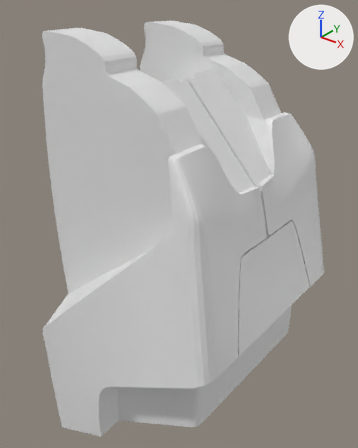
Two versions of the Blender file BattleDroid/battledroid.blend, one commit apart.
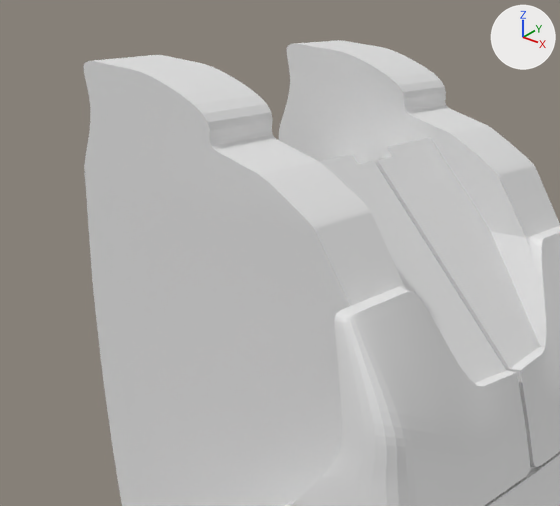
There are two pictures of each version: one whole from a 50 mm camera at (6.8, 0.99, 5.95) aimed at (4.09, 4.37, 3.85), one close up on the part from 0% to 79% of the width and 0% to 57% of the height. Arrows for +X, +Y and +Z are at upper right; the lights stay in place.

The first close-up shows 'Torso'.
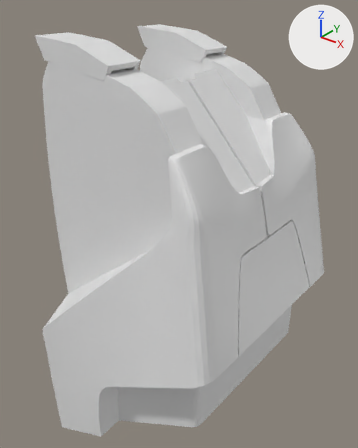
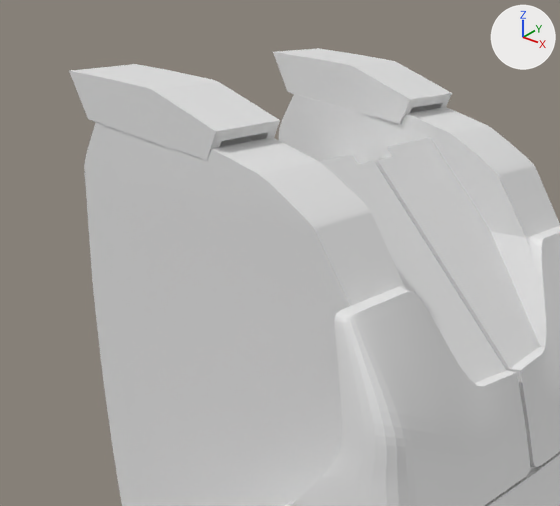
Commit message: about to split torso into smaller bits

Pixel boxes (x1, y1, x2, y2) of what changed, in the close-ups (560 x 506 px; the box of a moved part takes in the faces that stretch with it):
'Torso', reshaped
    before: (83, 40, 560, 506)
    after: (84, 94, 560, 506)
'backpack_clips', added
    after: (69, 48, 452, 161)
part 1 of me_cube, moved or reshaped
    before: (83, 40, 454, 195)
    after: (86, 94, 454, 195)

The change, as a list of edits to the scene's bpy script:
```text
Change me_cube:
    used by ob_torso; location = (4.239, 4.353, 4.114); rotation_euler = (0.0, 0.011, 0.0), in degrees (0, 0.6, 0)
    remove me_cube.from_pydata(...)  # 653 vertices, 627 faces; spans x -1.02..1.0, y -1.15..0.0, z -2.45..1.51
    add me_cube.from_pydata(...)  # 642 vertices, 615 faces; spans x -1.02..1.0, y -1.15..0.0, z -2.45..1.27
    me_cube part 1
    21 vertices are removed from x -0.96..-0.18, y -0.77..-0.43, z 1.24..1.51
    38 faces are deleted
    3 vertices in x -0.87..-0.63, y -0.77..-0.61, z 1.29..1.32 move by (-0.01, 0.0, -0.05)
    17 vertices move from x -0.96..-0.18, y -0.77..-0.43, z 1.24..1.5 to x -0.88..-0.21, y -0.77..-0.43, z 1.19..1.27
    10 vertices are added at x -0.88..-0.21, y -0.77..-0.43, z 1.19..1.27
    26 new faces join them
Add me_cube_007:
    me_cube_007.from_pydata(...)  # 120 vertices, 118 faces; spans x -0.974..-0.14, y -0.771..-0.429, z -0.062..0.209
Add ob_backpack_clips:
    ob_backpack_clips = bpy.data.objects.new('backpack_clips', me_cube_007)
    ob_backpack_clips.location = (4.211, 4.353, 5.358)
    ob_backpack_clips.rotation_euler = (0.0, 0.011, 0.0)  # degrees (0, 0.6, 0)
    _m = ob_backpack_clips.modifiers.new('Mirror', 'MIRROR')
    _m.use_axis = (False, True, False)
    _m.use_clip = True
    _m = ob_backpack_clips.modifiers.new('Subdivision', 'SUBSURF')
    _m.levels = 2
```
